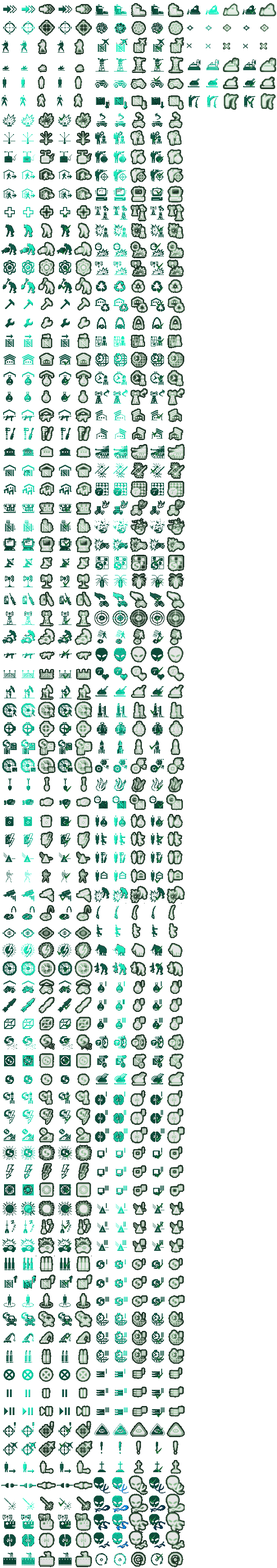
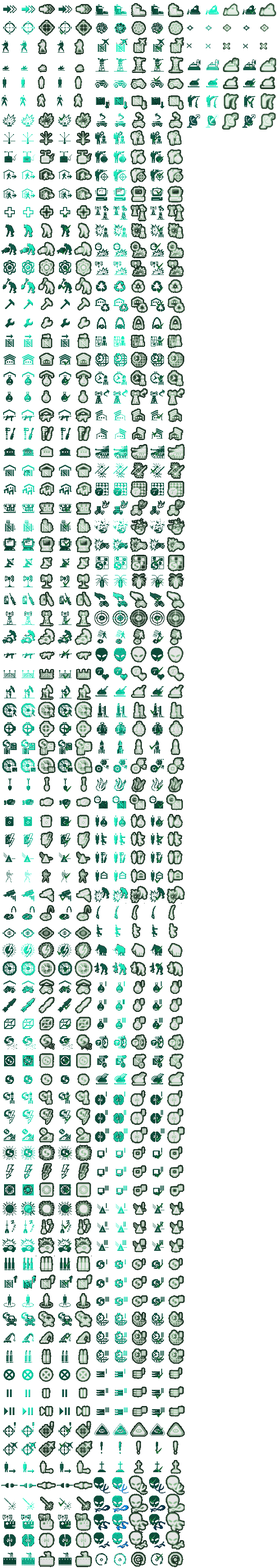
Before/after of a w=277, h=1568 layered artwork. What changed in the layer stack:
showed "Warstwa 11" over [187, 96, 208, 103]
added layer "ru radar" above "fajka" over [186, 112, 276, 130]
added layer "fajka" above "old_buttons" over [59, 28, 66, 35]
